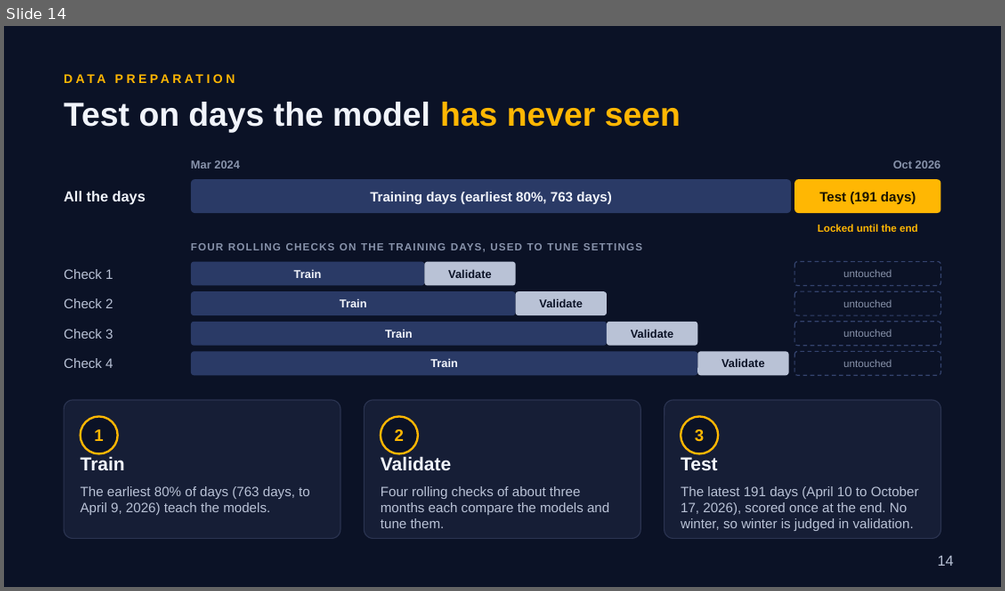
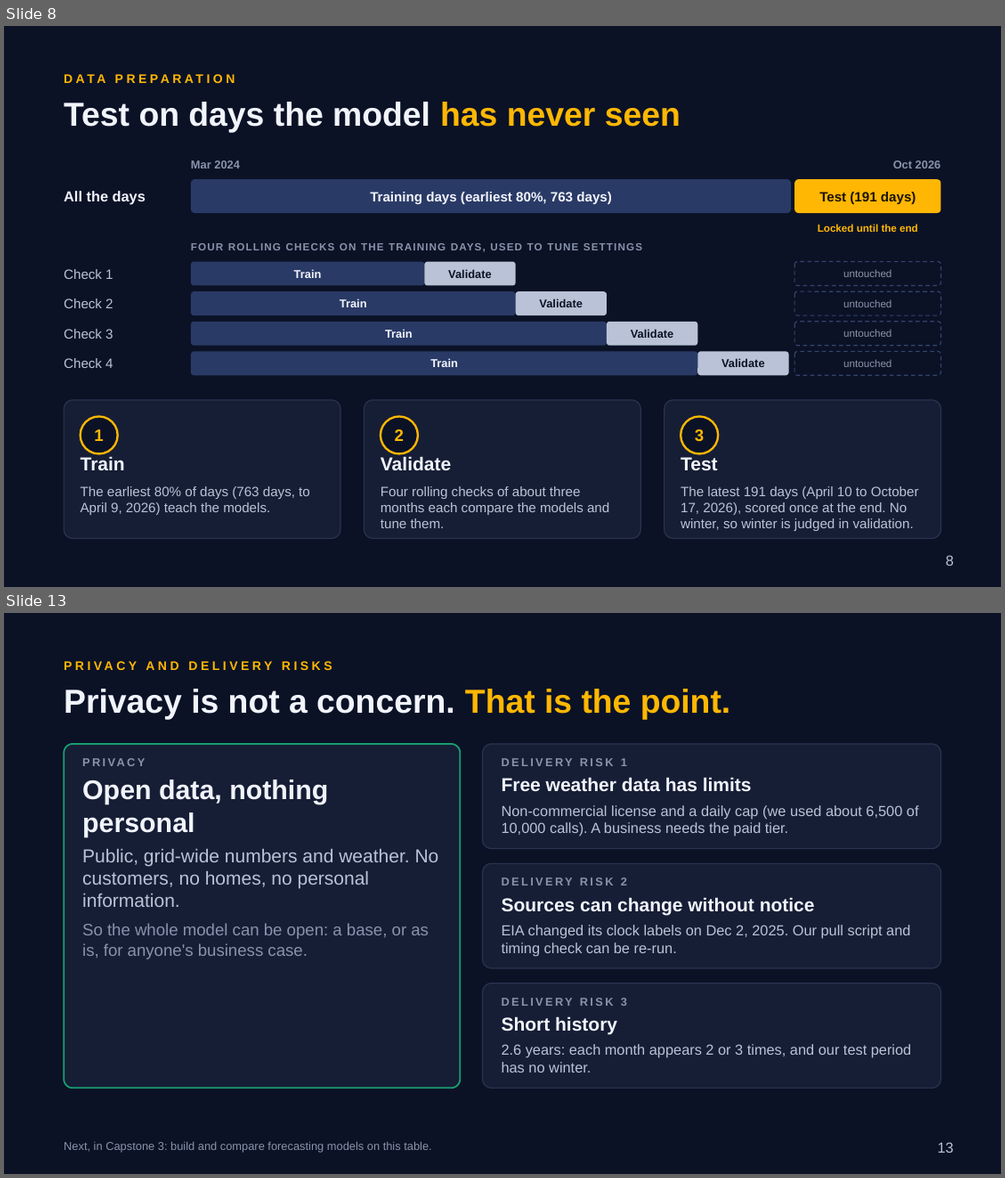
Before and after one commit to RaulSolaNavarro/caiso-solar-forecast, a slide deck: deck/capstone2/Capstone2_Deck.pptx. Shown one above the other, each under a label of ours: slide 14 before the commit, slides 8 and 13 after it; the slides between them are not shown. The pictures are 1005x591 and 1005x1178 pixels, drawn with LibreOffice and Linux fonts; fonts in the diff are those of the drawing. Boxes give left, top, right and bottom in pixels: in the first picture for what was removed or moved away, otherwise in the second. Text is boxed around its words. In the diff, an @@ line names an element or a change of style, - is before the commit and + after.

```diff
--- a/deck/capstone2/Capstone2_Deck.pptx
+++ b/deck/capstone2/Capstone2_Deck.pptx
@@ slide 13 added at (4, 613, 1001, 1174), background #0B1226 @@
@@ text added at (64, 654, 941, 676), 12 pt, text #FFB703, bold @@
+PRIVACY AND DELIVERY RISKS
@@ text added at (64, 689, 730, 720), 32 pt, text #F1F4FB, bold @@
+Privacy is not a concern. That is the point.
@@ rounded rectangle added at (64, 744, 461, 1088), fill #161E36, outline #199E70 1.5 pt @@
@@ rounded rectangle added at (483, 744, 941, 849), fill #161E36, outline #2A3350 1 pt @@
@@ text added at (502, 758, 919, 836), 14 pt, text #B9C2D6 @@
+DELIVERY RISK 1
+Free weather data has limits
+Non-commercial license and a daily cap (we used about 6,500 of 10,000 calls). A business needs the paid tier.
@@ text added at (82, 779, 439, 959), 18 pt, text #B9C2D6 @@
+PRIVACY
+Open data, nothing personal
+Public, grid-wide numbers and weather. No customers, no homes, no personal information.
+So the whole model can be open: a base, or as is, for anyone's business case.
@@ rounded rectangle added at (483, 863, 941, 968), fill #161E36, outline #2A3350 1 pt @@
@@ text added at (502, 877, 910, 956), 14 pt, text #B9C2D6 @@
+DELIVERY RISK 2
+Sources can change without notice
+EIA changed its clock labels on Dec 2, 2025. Our pull script and timing check can be re-run.
@@ rounded rectangle added at (483, 983, 941, 1088), fill #161E36, outline #2A3350 1 pt @@
@@ text added at (502, 997, 911, 1072), 14 pt, text #B9C2D6 @@
+DELIVERY RISK 3
+Short history
+2.6 years: each month appears 2 or 3 times, and our test period has no winter.
@@ text added at (64, 1142, 431, 1152), 11 pt, text #8893AB @@
+Next, in Capstone 3: build and compare forecasting models on this table.
@@ page number added at (938, 1142, 954, 1152), 14 pt, text #B9C2D6 @@
+13
@@ what was slide 14 is now slide 8 @@
@@ page number at (946, 555, 954, 565): text changed @@
-14
+8
```
Also in this commit, not shown: 7 slides changed, 7 other slides added, 7 slides removed, 3 other files.
